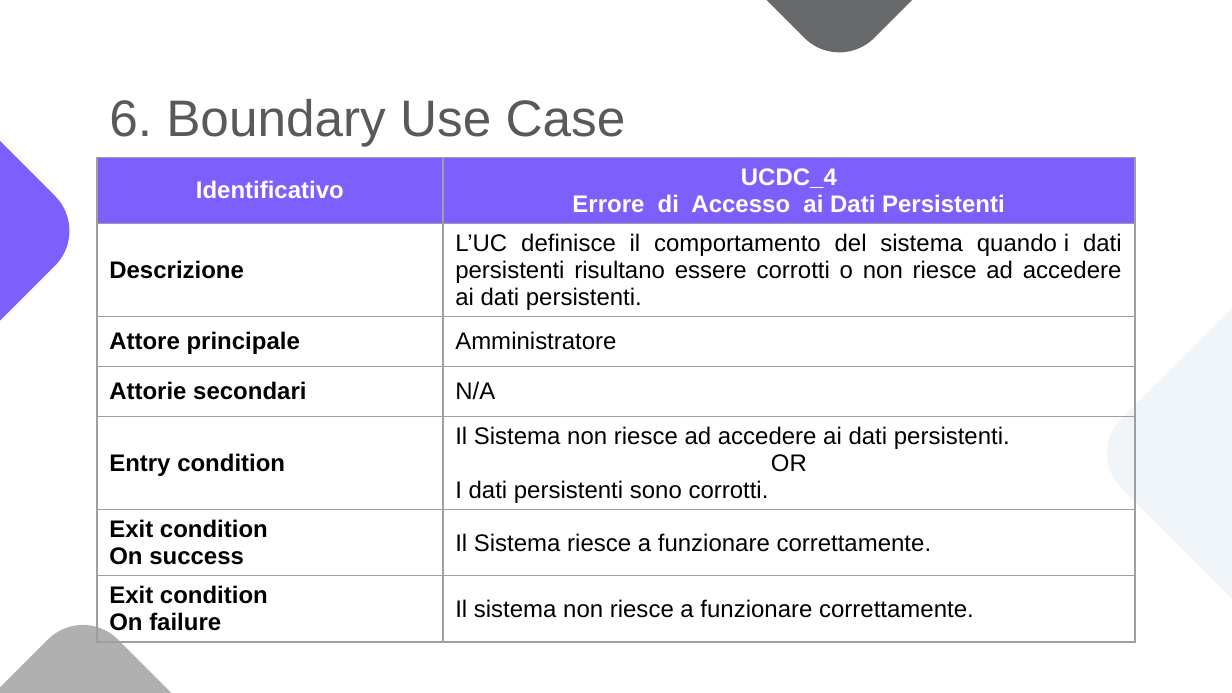
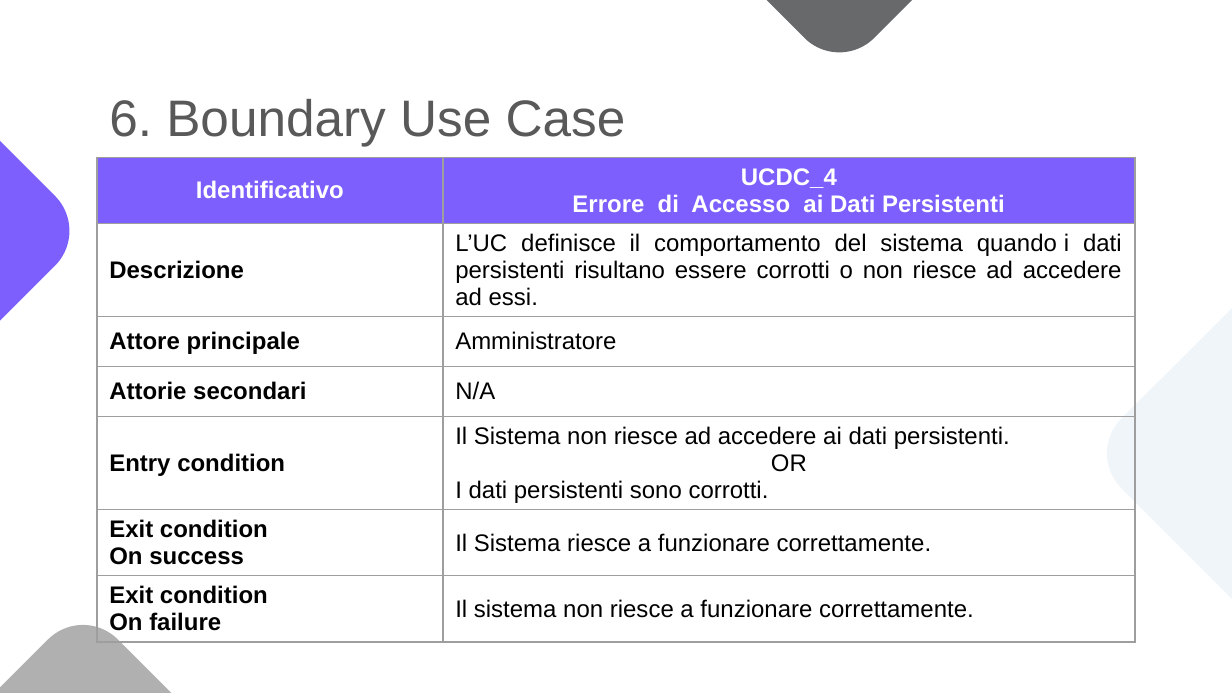
Before and after one commit to notjuary/Bookster_Classe03, a slide deck: slide 69 of DOC/Presentazione.pptx. Drawn at 1232x693 pixels with LibreOffice and Linux fonts; fonts in the diff are those of the drawing. Boxes give left, top, right and bottom in pixels: in the first picture for what was removed or moved away, otherwise in the second. Text is boxed around its words. In the diff, an @@ line names an element or a change of style, - is before the commit and + after.

```diff
--- a/DOC/Presentazione.pptx
+++ b/DOC/Presentazione.pptx
@@ table at <box>97,158,1136,664</box> @@
-row 2, column 2: L’UC definisce il comportamento del sistema quando i dati persistenti risultano essere corrotti o non riesce ad accedere ai dati persistenti.
+row 2, column 2: L’UC definisce il comportamento del sistema quando i dati persistenti risultano essere corrotti o non riesce ad accedere ad essi.
```
Also in this commit, not shown: 7 other slides changed.
